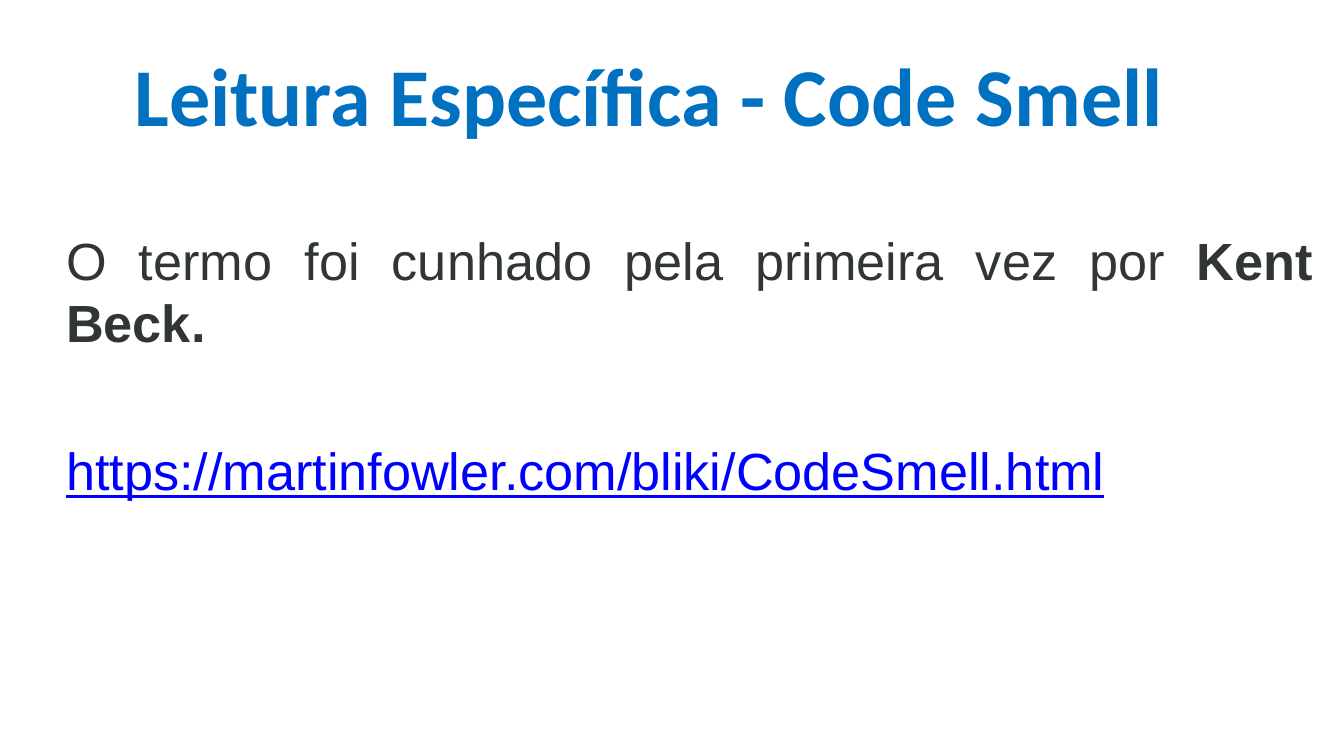
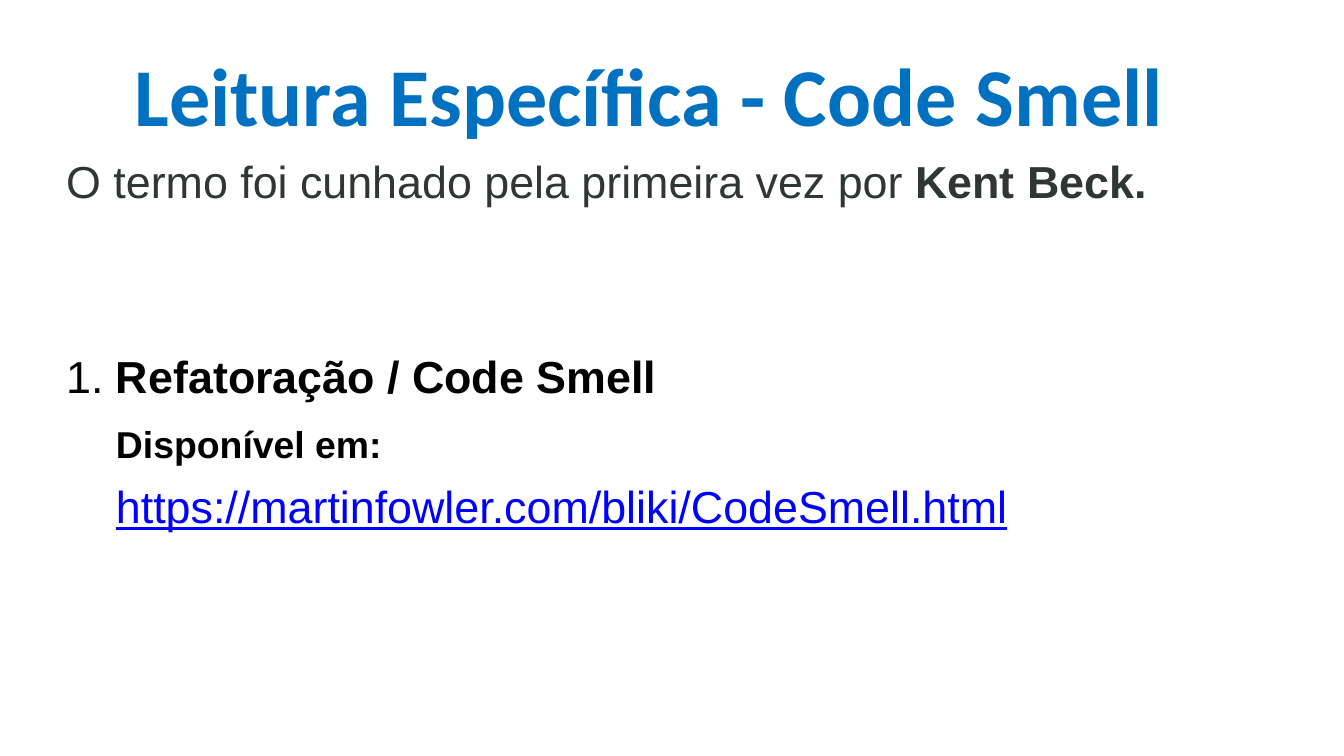
Before and after one commit to CloudEducationBrazil/WydenEngenhariaDeSoftware, a slide deck: slide 38 of 01 Classes/Aulas 05 e 06 Refatoração e Code-Smell.pptx (slide 39 before the commit). Drawn at 1344x756 pixels with LibreOffice and Linux fonts; fonts in the diff are those of the drawing; background and template pictures are left out. Boxes give left, top, right and bottom in pixels: in the first picture for what was removed or moved away, otherwise in the second. Text is boxed around its words. In the diff, an @@ line names an element or a change of style, - is before the commit and + after.

```diff
--- a/01 Classes/Aulas 05 e 06 Refatoração e Code-Smell.pptx
+++ b/01 Classes/Aulas 05 e 06 Refatoração e Code-Smell.pptx
@@ text at box(66, 165, 1146, 532): size 28 to 24 pt in "O termo foi cunhado pela primeira vez ...", "https://martinfowler.com/bliki/CodeSmell.html" @@
@@ text at box(66, 360, 656, 466): paragraphs added @@
+1. Refatoração / Code Smell
+Disponível em:
```
Also in this commit, not shown: 20 other slides changed, 1 slide removed.
